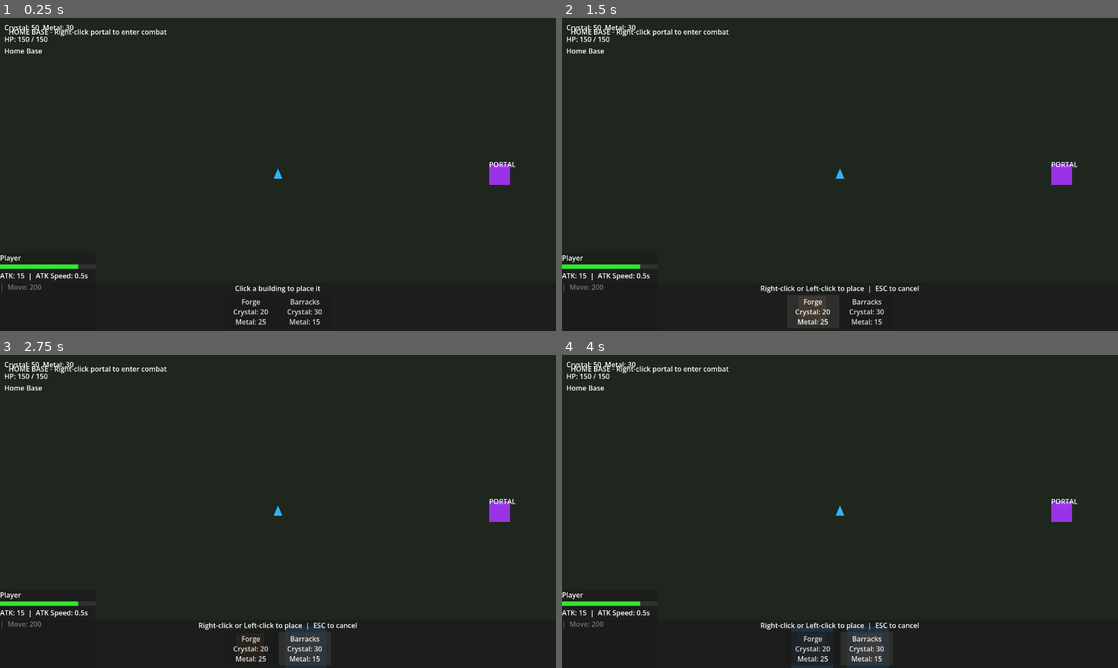
Above: before the commit, frames 1-4 (two rows, left to right).
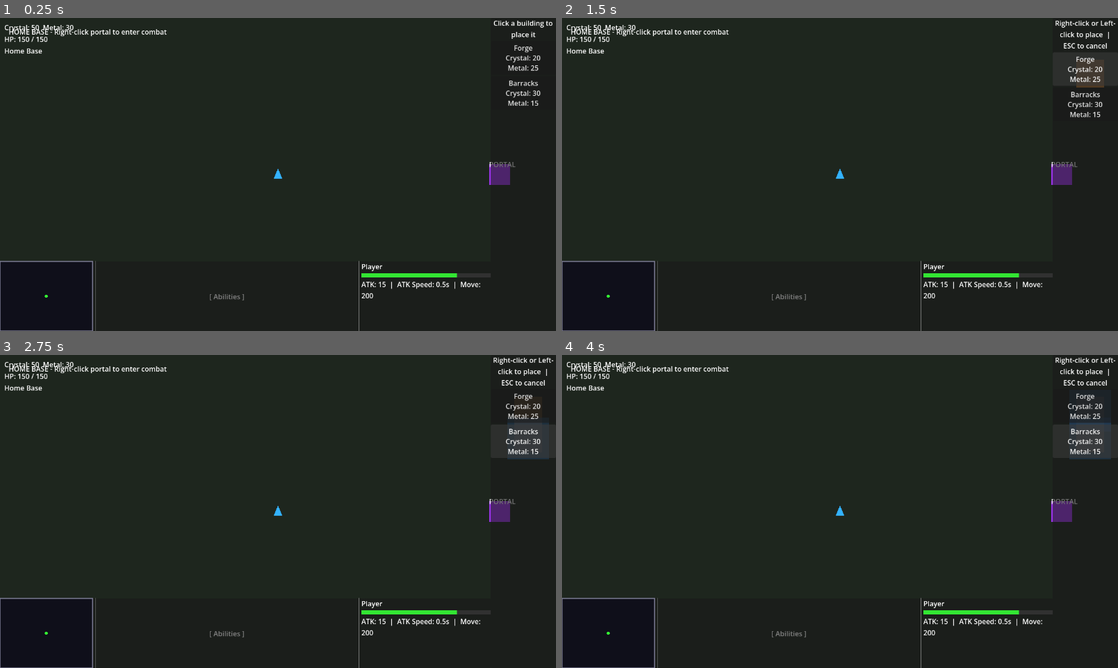
Above: after the commit, the same moments.

Repository: Odin94/Voidcraft
Game: Godot game, scene res://scenes/main/main.tscn
Two runs of this game, one before a commit and one after it. Both use one fixed random seed, a clock stepped at 60 frames per second and the inputs below.
Inputs:
- Up to frame 1 (0.25 s): no input
- Up to frame 2 (1.5 s): click "Forge Crystal: 20 Metal: 25" at 0.5 s; click "Forge Crystal: 20 Metal: 25" at 1.25 s
- Up to frame 3 (2.75 s): click "Barracks Crystal: 30 Metal: 15" at 2 s
- Up to frame 4 (4 s): click "Forge Crystal: 20 Metal: 25" at 2.75 s; click "Barracks Crystal: 30 Metal: 15" at 3.5 s

The runs differ from the first frame. In frame 1, 2.4% of the frame differs, in the area x 0-100%, y 0-100%; in frame 2, 3.3%; in frame 3, 4.2%; in frame 4, 4.4%.

Commit message:
Improve UI layout, add minimap

Diff:
--- a/scenes/buildings/building_base.gd
+++ b/scenes/buildings/building_base.gd
@@ -9,6 +9,7 @@
 var _selection_border: ColorRect
 
 func _ready() -> void:
+	add_to_group("buildings")
 	EventBus.entity_selected.connect(_on_entity_selected)
 
 func _on_entity_selected(entity: Node2D) -> void:
--- a/scenes/enemies/enemy_base.gd
+++ b/scenes/enemies/enemy_base.gd
@@ -20,6 +20,7 @@
 @onready var health_bar: Node2D = $HealthBar
 
 func _ready() -> void:
+	add_to_group("enemies")
 	spawn_position = global_position
 	nav_agent.velocity_computed.connect(_on_velocity_computed)
 	health_component.died.connect(_on_died)
--- a/scenes/ui/building_menu.gd
+++ b/scenes/ui/building_menu.gd
@@ -3,7 +3,7 @@
 ## Visible only on the home base. Refreshes affordability live as resources change.
 
 @onready var panel: PanelContainer = $Panel
-@onready var buttons_row: HBoxContainer = $Panel/VBox/ButtonsRow
+@onready var buttons_col: VBoxContainer = $Panel/VBox/ButtonsCol
 @onready var hint_label: Label = $Panel/VBox/HintLabel
 
 var _building_data: Array[BuildingData] = []
@@ -35,18 +35,18 @@
 	_build_buttons()
 
 func _build_buttons() -> void:
-	for child in buttons_row.get_children():
+	for child in buttons_col.get_children():
 		child.queue_free()
 	for data in _building_data:
 		var btn := Button.new()
-		btn.custom_minimum_size = Vector2(120, 60)
+		btn.custom_minimum_size = Vector2(140, 55)
 		btn.pressed.connect(_on_selected.bind(data))
-		buttons_row.add_child(btn)
+		buttons_col.add_child(btn)
 	_refresh_buttons()
 
 func _refresh_buttons() -> void:
 	var i := 0
-	for child in buttons_row.get_children():
+	for child in buttons_col.get_children():
 		if i >= _building_data.size():
 			break
 		var data: BuildingData = _building_data[i]
--- a/scenes/ui/building_menu.tscn
+++ b/scenes/ui/building_menu.tscn
@@ -7,11 +7,13 @@
 script = ExtResource("1")
 
 [node name="Panel" type="PanelContainer" parent="."]
-anchor_left = 0.0
-anchor_top = 1.0
+anchor_left = 1.0
+anchor_top = 0.0
 anchor_right = 1.0
 anchor_bottom = 1.0
-offset_top = -110.0
+offset_left = -150.0
+offset_top = 0.0
+offset_right = 0.0
 offset_bottom = 0.0
 
 [node name="VBox" type="VBoxContainer" parent="Panel"]
@@ -20,8 +22,8 @@
 [node name="HintLabel" type="Label" parent="Panel/VBox"]
 layout_mode = 2
 horizontal_alignment = 1
+autowrap_mode = 3
 text = "Click a building to place it"
 
-[node name="ButtonsRow" type="HBoxContainer" parent="Panel/VBox"]
+[node name="ButtonsCol" type="VBoxContainer" parent="Panel/VBox"]
 layout_mode = 2
-alignment = 1
--- /dev/null
+++ b/scenes/ui/minimap.gd
@@ -0,0 +1,42 @@
+extends Control
+## Minimap: draws a scaled-down overview of the current map showing entity positions.
+
+const MAP_SIZE := Vector2(1280, 720)
+const BG_COLOR := Color(0.05, 0.05, 0.1, 0.85)
+const BORDER_COLOR := Color(0.5, 0.5, 0.6, 1)
+const PLAYER_COLOR := Color(0.2, 0.95, 0.2, 1)
+const ENEMY_COLOR := Color(0.95, 0.2, 0.2, 1)
+const BUILDING_COLOR := Color(0.3, 0.6, 1.0, 1)
+const DOT_RADIUS := 3.5
+
+func _ready() -> void:
+	mouse_filter = Control.MOUSE_FILTER_IGNORE
+
+func _process(_delta: float) -> void:
+	queue_redraw()
+
+func _draw() -> void:
+	var sz := size
+	if sz.x == 0 or sz.y == 0:
+		return
+	draw_rect(Rect2(Vector2.ZERO, sz), BG_COLOR)
+	draw_rect(Rect2(Vector2.ZERO, sz), BORDER_COLOR, false, 1.5)
+
+	for entity in get_tree().get_nodes_in_group("player"):
+		if is_instance_valid(entity):
+			_draw_dot(entity.global_position, PLAYER_COLOR, sz)
+
+	for entity in get_tree().get_nodes_in_group("enemies"):
+		if is_instance_valid(entity):
+			_draw_dot(entity.global_position, ENEMY_COLOR, sz)
+
+	for entity in get_tree().get_nodes_in_group("buildings"):
+		if is_instance_valid(entity):
+			_draw_dot(entity.global_position, BUILDING_COLOR, sz)
+
+func _draw_dot(world_pos: Vector2, color: Color, sz: Vector2) -> void:
+	var mapped := Vector2(
+		(world_pos.x / MAP_SIZE.x) * sz.x,
+		(world_pos.y / MAP_SIZE.y) * sz.y
+	)
+	draw_circle(mapped, DOT_RADIUS, color)
--- a/scenes/ui/selection_panel.gd
+++ b/scenes/ui/selection_panel.gd
@@ -4,13 +4,13 @@
 ## Building: name, level, upgrade button.
 
 @onready var panel: PanelContainer = $Panel
-@onready var title_label: Label = $Panel/VBox/TitleLabel
-@onready var hp_bar_bg: ColorRect = $Panel/VBox/HPBarBG
-@onready var hp_bar_fill: ColorRect = $Panel/VBox/HPBarBG/HPBarFill
-@onready var detail_label: Label = $Panel/VBox/DetailLabel
-@onready var actions_box: VBoxContainer = $Panel/VBox/ActionsBox
+@onready var title_label: Label = $Panel/HBox/VBox/TitleLabel
+@onready var hp_bar_bg: ColorRect = $Panel/HBox/VBox/HPBarBG
+@onready var hp_bar_fill: ColorRect = $Panel/HBox/VBox/HPBarBG/HPBarFill
+@onready var detail_label: Label = $Panel/HBox/VBox/DetailLabel
+@onready var actions_box: VBoxContainer = $Panel/HBox/VBox/ActionsBox
 
-const HP_BAR_MAX_WIDTH := 180.0
+const HP_BAR_MAX_WIDTH := 220.0
 
 var _selected: Node2D = null
 
--- a/scenes/ui/selection_panel.tscn
+++ b/scenes/ui/selection_panel.tscn
@@ -1,6 +1,7 @@
-[gd_scene format=3 uid="uid://selp001"]
+[gd_scene load_steps=3 format=3 uid="uid://selp001"]
 
 [ext_resource type="Script" path="res://scenes/ui/selection_panel.gd" id="1"]
+[ext_resource type="Script" path="res://scenes/ui/minimap.gd" id="2"]
 
 [node name="SelectionPanel" type="CanvasLayer"]
 layer = 12
@@ -9,32 +10,73 @@
 [node name="Panel" type="PanelContainer" parent="."]
 anchor_left = 0.0
 anchor_top = 1.0
-anchor_right = 0.0
+anchor_right = 1.0
 anchor_bottom = 1.0
-offset_right = 220.0
-offset_top = -180.0
+offset_top = -160.0
+offset_right = -150.0
 offset_bottom = 0.0
 
-[node name="VBox" type="VBoxContainer" parent="Panel"]
+[node name="HBox" type="HBoxContainer" parent="Panel"]
 layout_mode = 2
 
-[node name="TitleLabel" type="Label" parent="Panel/VBox"]
+[node name="MinimapArea" type="Control" parent="Panel/HBox"]
+layout_mode = 2
+custom_minimum_size = Vector2(213, 160)
+mouse_filter = 2
+script = ExtResource("2")
+
+[node name="VSep1" type="VSeparator" parent="Panel/HBox"]
+layout_mode = 2
+
+[node name="AbilitiesBox" type="Control" parent="Panel/HBox"]
+layout_mode = 2
+size_flags_horizontal = 3
+size_flags_stretch_ratio = 2.0
+
+[node name="AbilitiesLabel" type="Label" parent="Panel/HBox/AbilitiesBox"]
+layout_mode = 1
+anchors_preset = 8
+anchor_left = 0.5
+anchor_top = 0.5
+anchor_right = 0.5
+anchor_bottom = 0.5
+offset_left = -50.0
+offset_top = -10.0
+offset_right = 50.0
+offset_bottom = 10.0
+horizontal_alignment = 1
+modulate = Color(0.5, 0.5, 0.5, 1)
+mouse_filter = 2
+text = "[ Abilities ]"
+
+[node name="VSep2" type="VSeparator" parent="Panel/HBox"]
+layout_mode = 2
+
+[node name="VBox" type="VBoxContainer" parent="Panel/HBox"]
+layout_mode = 2
+custom_minimum_size = Vector2(260, 0)
+size_flags_horizontal = 3
+size_flags_stretch_ratio = 1.0
+
+[node name="TitleLabel" type="Label" parent="Panel/HBox/VBox"]
 layout_mode = 2
 text = "Player"
 
-[node name="HPBarBG" type="ColorRect" parent="Panel/VBox"]
+[node name="HPBarBG" type="ColorRect" parent="Panel/HBox/VBox"]
 layout_mode = 2
-custom_minimum_size = Vector2(180, 10)
+custom_minimum_size = Vector2(220, 10)
 color = Color(0.2, 0.2, 0.2, 0.9)
+mouse_filter = 2
 
-[node name="HPBarFill" type="ColorRect" parent="Panel/VBox/HPBarBG"]
+[node name="HPBarFill" type="ColorRect" parent="Panel/HBox/VBox/HPBarBG"]
 color = Color(0.2, 0.9, 0.2, 1)
-size = Vector2(180, 10)
+size = Vector2(220, 10)
+mouse_filter = 2
 
-[node name="DetailLabel" type="Label" parent="Panel/VBox"]
+[node name="DetailLabel" type="Label" parent="Panel/HBox/VBox"]
 layout_mode = 2
 autowrap_mode = 3
 text = "ATK: 15  |  ATK Speed: 0.5s  |  Move: 200"
 
-[node name="ActionsBox" type="VBoxContainer" parent="Panel/VBox"]
+[node name="ActionsBox" type="VBoxContainer" parent="Panel/HBox/VBox"]
 layout_mode = 2
Not shown, added: scenes/ui/minimap.gd.uid
